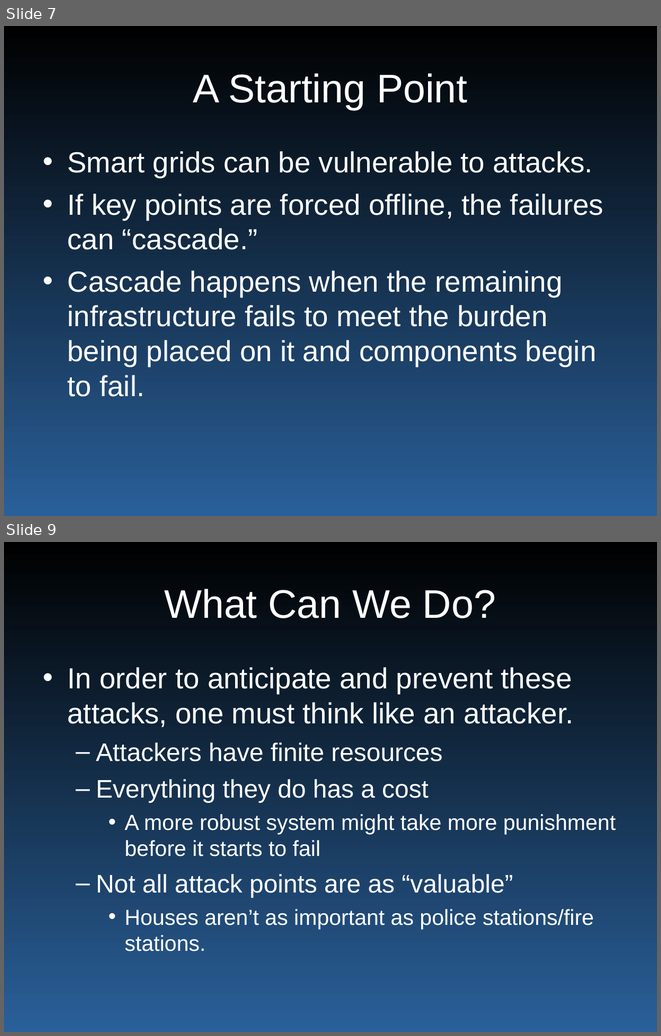
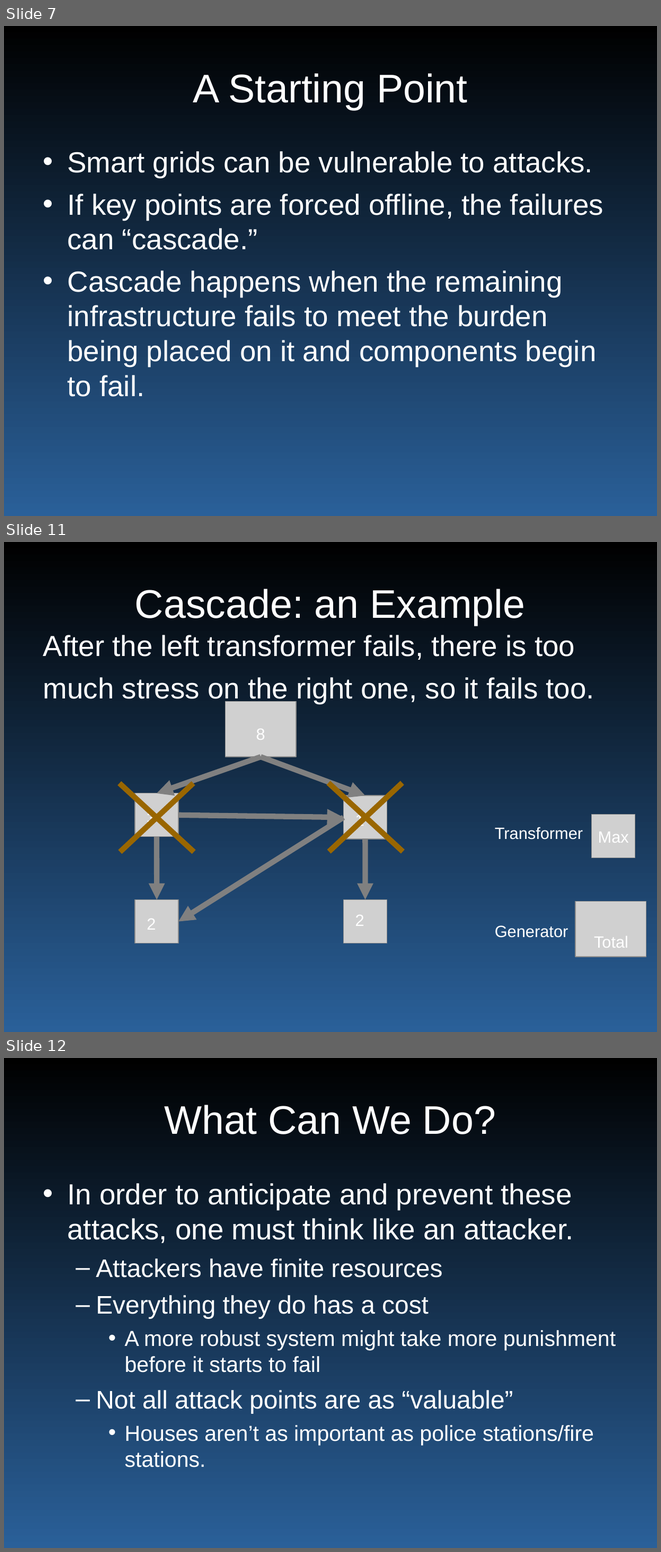
Before and after one commit to wyatt8740/CS460_Capstone, a slide deck: smartgrid_465.ppt. Shown one above the other, each under a label of ours: slides 7 and 9 before the commit, slides 7, 11 and 12 after it; the slides between them are not shown. The pictures are 661x1036 and 661x1552 pixels, drawn with LibreOffice and Linux fonts; fonts in the diff are those of the drawing; grey boxes stand for pictures. Boxes give left, top, right and bottom in pixels: in the first picture for what was removed or moved away, otherwise in the second. Text is boxed around its words. In the diff, an @@ line names an element or a change of style, - is before the commit and + after.

Commit message:
added cascade model

```diff
--- a/smartgrid_465.ppt
+++ b/smartgrid_465.ppt
@@ slide 11 added at (4, 542, 657, 1032), background gradient #000000 to #2A6099 @@
@@ title added at (135, 589, 525, 626), 44 pt, text #FFFFFF @@
+Cascade: an Example
@@ text added at (43, 635, 594, 703), 32 pt, text #FFFFFF @@
+After the left transformer fails, there is too
+much stress on the right one, so it fails too.
@@ picture added at (226, 702, 296, 757) @@
@@ text added at (256, 729, 265, 740), 18 pt, text #FFFFFF @@
+8
@@ arrow added from (261, 757) to (157, 793), #808080 6.01 pt @@
@@ arrow added from (261, 757) to (365, 795), #808080 6.01 pt @@
@@ line added from (192, 849) to (122, 785), #996600 6.01 pt @@
@@ line added from (122, 849) to (192, 785), #996600 6.01 pt @@
@@ picture added at (135, 793, 179, 837) @@
@@ line added from (401, 849) to (330, 784), #996600 6.01 pt @@
@@ line added from (331, 849) to (400, 784), #996600 6.01 pt @@
@@ picture added at (344, 795, 387, 839) @@
@@ text added at (147, 810, 156, 826), 18 pt, text #FFFFFF @@
+3
@@ arrow added from (178, 815) to (344, 817), #808080 6.01 pt @@
@@ arrow added from (344, 818) to (178, 921), #808080 6.01 pt @@
@@ text added at (355, 813, 364, 829), 18 pt, text #FFFFFF @@
+1
@@ text added at (495, 827, 583, 839), 18 pt, text #FFFFFF @@
+Transformer
@@ picture added at (592, 814, 635, 858) @@
@@ arrow added from (157, 837) to (157, 899), #808080 6.01 pt @@
@@ arrow added from (365, 839) to (365, 899), #808080 6.01 pt @@
@@ text added at (598, 831, 629, 843), 18 pt, text #FFFFFF @@
+Max
@@ picture added at (135, 899, 179, 943) @@
@@ picture added at (344, 899, 387, 943) @@
@@ picture added at (575, 901, 646, 956) @@
@@ text added at (147, 918, 156, 929), 18 pt, text #FFFFFF @@
+2
@@ text added at (355, 915, 364, 926), 18 pt, text #FFFFFF @@
+2
@@ text added at (495, 925, 568, 937), 18 pt, text #FFFFFF @@
+Generator
@@ text added at (594, 936, 628, 947), 18 pt, text #FFFFFF @@
+Total
@@ what was slide 9 is now slide 12 @@
```
Also in this commit, not shown: 3 slides changed, 3 other slides added, 1 slide removed.
